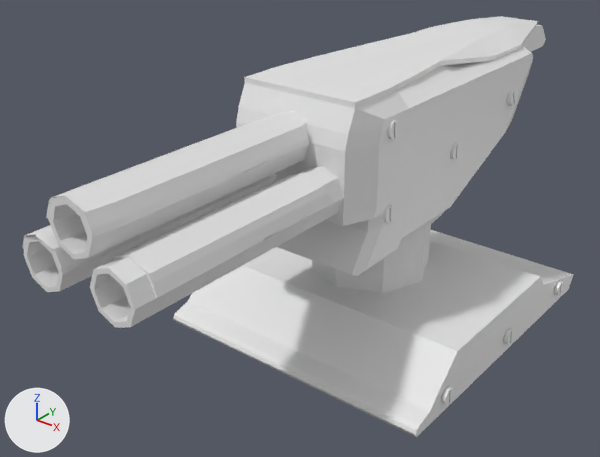
One commit to the FBX model military-assault2/Assets/3Dobjects/Nathan/Turrets/Turret0%/Turret_High_Final.fbx: the scene before it, then after it.
The view is the same before and after, from a 50 mm lens placed at (5.37, -8.06, 5.48), pointed at (-0.49, -0.74, 0.94). The axes (+X, +Y, +Z) are drawn at lower left. The lights are the same throughout. Vertices at the same position are counted once.

Names of what the first picture shows: 'Turret_High'.
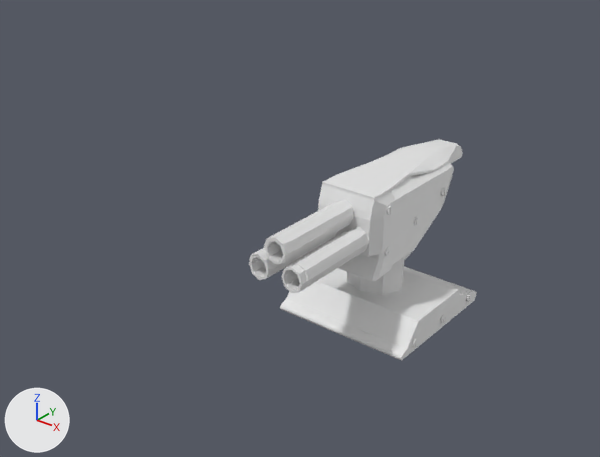
What changed in the scene script:
```text
Change me_cube_003:
    used by ob_turret_high; location = (0.05, 0.31, -0.45); rotation_euler = (1.571, 0.0, 0.0), in degrees (90, 0, 0); scale = (0.966, 0.966, 0.966)
    remove me_cube_003.from_pydata(...)  # 2639 vertices, 2393 faces; spans x -1.99..1.99, y -0.01..3.58, z -4.09..4.95
    add me_cube_003.from_pydata(...)  # 2638 vertices, 2393 faces; spans x -1.0..1.0, y -0.01..1.99, z -1.81..2.19
    me_cube_003 part 1: the loose piece of 42 vertices spanning x -1.93..1.93, y -0.01..0.73, z -2.25..2.16 is scaled about the mesh origin by (0.502, 0.557, 0.442)
    me_cube_003 part 2: the loose piece of 154 vertices spanning x -0.92..0.92, y 1.55..3.51, z -4.09..2.0 is scaled about the mesh origin by (0.502, 0.557, 0.442)
    me_cube_003 part 3: the loose piece of 32 vertices spanning x -0.77..-0.19, y 2.27..2.85, z 1.69..4.92 is scaled about the mesh origin by (0.502, 0.557, 0.442)
    me_cube_003 part 4: the loose piece of 32 vertices spanning x 0.19..0.77, y 2.27..2.85, z 1.69..4.92 is scaled about the mesh origin by (0.502, 0.557, 0.442)
    me_cube_003 part 5: the loose piece of 32 vertices spanning x -0.28..0.3, y 2.77..3.35, z 1.49..4.92 is scaled about the mesh origin by (0.502, 0.557, 0.442)
    me_cube_003 part 6: the loose piece of 96 vertices spanning x -0.33..0.33, y 3.06..3.37, z 2.05..4.92 is scaled about the mesh origin by (0.502, 0.557, 0.442)
    me_cube_003 part 7: the loose piece of 120 vertices spanning x -0.78..-0.17, y 2.6..2.87, z 2.24..4.95 is scaled about the mesh origin by (0.502, 0.557, 0.442)
    me_cube_003 part 8: the loose piece of 118 vertices spanning x -0.77..0.77, y 3.38..3.58, z -3.67..1.83 is scaled about the mesh origin by (0.502, 0.557, 0.442)
    me_cube_003 part 9: the loose piece of 140 vertices spanning x 0.82..0.97, y 3.08..3.29, z 1.26..1.46 is scaled about the mesh origin by (0.502, 0.557, 0.442)
    me_cube_003 part 10: the loose piece of 140 vertices spanning x 0.82..0.97, y 2.08..2.29, z 1.26..1.46 is scaled about the mesh origin by (0.502, 0.557, 0.442)
    me_cube_003 part 11: the loose piece of 140 vertices spanning x 0.82..0.97, y 2.41..2.61, z -0.21..-0.01 is scaled about the mesh origin by (0.502, 0.557, 0.442)
    me_cube_003 part 12: the loose piece of 140 vertices spanning x 0.84..1.0, y 2.74..2.94, z -1.68..-1.47 is scaled about the mesh origin by (0.502, 0.557, 0.442)
    me_cube_003 part 13: the loose piece of 140 vertices spanning x 1.85..1.99, y 0.14..0.35, z 1.42..1.62 is scaled about the mesh origin by (0.502, 0.557, 0.442)
    me_cube_003 part 14: the loose piece of 140 vertices spanning x 1.85..1.99, y 0.14..0.35, z -0.15..0.06 is scaled about the mesh origin by (0.502, 0.557, 0.442)
    me_cube_003 part 15: the loose piece of 140 vertices spanning x 1.85..1.99, y 0.14..0.35, z -1.71..-1.51 is scaled about the mesh origin by (0.502, 0.557, 0.442)
    me_cube_003 part 16: the loose piece of 56 vertices spanning x -0.27..0.32, y 0.91..2.31, z -1.76..-0.31 is scaled about the mesh origin by (0.502, 0.557, 0.442)
    me_cube_003 part 17: a new loose piece of 120 vertices spanning x 0.08..0.4, y 1.43..1.6, z 1.02..2.08
    me_cube_003 part 18: the loose piece of 121 vertices spanning x 0.15..0.79, y 2.56..2.87, z 2.3..4.7 is deleted
    me_cube_003 part 19: 16 vertices removed from x -0.85..0.77, y 0.55..2.47, z -0.62..0.99
Change ob_turret_high:
    ob_turret_high.scale: (0.966, 0.966, 0.966) -> (1.0, 1.0, 1.0)
```

Location of each change, (x1, y1, x2, y2) in pixels of the pictures (600 x 457 px; the box of a moved part takes in the faces that stretch with it):
'Turret_High', reshaped, rescaled (59% narrower, 47% shorter): before (23, 16, 574, 437); after (249, 139, 477, 361)
part 1 of me_cube_003, moved or reshaped: before (173, 230, 574, 437); after (280, 266, 477, 361)
part 2 of me_cube_003, moved or reshaped: before (236, 25, 546, 276); after (318, 145, 463, 282)
part 3 of me_cube_003, moved or reshaped: before (24, 173, 276, 292); after (249, 232, 337, 280)
part 4 of me_cube_003, moved or reshaped: before (90, 166, 345, 328); after (281, 227, 369, 293)
part 5 of me_cube_003, moved or reshaped: before (49, 111, 310, 260); after (265, 200, 353, 265)
part 6 of me_cube_003, moved or reshaped: before (46, 112, 309, 239); after (264, 201, 354, 255)
part 7 of me_cube_003, moved or reshaped: before (23, 179, 262, 270); after (249, 248, 278, 269)
part 8 of me_cube_003, moved or reshaped: before (245, 16, 538, 108); after (322, 139, 458, 200)
part 9 of me_cube_003, moved or reshaped: before (387, 120, 400, 140); after (387, 206, 392, 215)
part 10 of me_cube_003, moved or reshaped: before (383, 205, 396, 223); after (385, 247, 390, 256)
part 11 of me_cube_003, moved or reshaped: before (450, 143, 461, 160); after (414, 216, 419, 225)
part 12 of me_cube_003, moved or reshaped: before (507, 91, 518, 106); after (441, 188, 446, 196)
part 13 of me_cube_003, moved or reshaped: before (442, 386, 455, 405); after (412, 339, 418, 347)
part 14 of me_cube_003, moved or reshaped: before (504, 329, 515, 345); after (440, 315, 446, 324)
part 15 of me_cube_003, moved or reshaped: before (554, 281, 564, 296); after (466, 294, 471, 302)
part 16 of me_cube_003, moved or reshaped: before (431, 212, 444, 224); after (405, 253, 411, 259)
part 17 of me_cube_003, added: after (288, 230, 364, 281)
part 18 of me_cube_003, deleted: before (111, 172, 329, 298)
part 19 of me_cube_003, deleted: before (312, 220, 431, 293)
